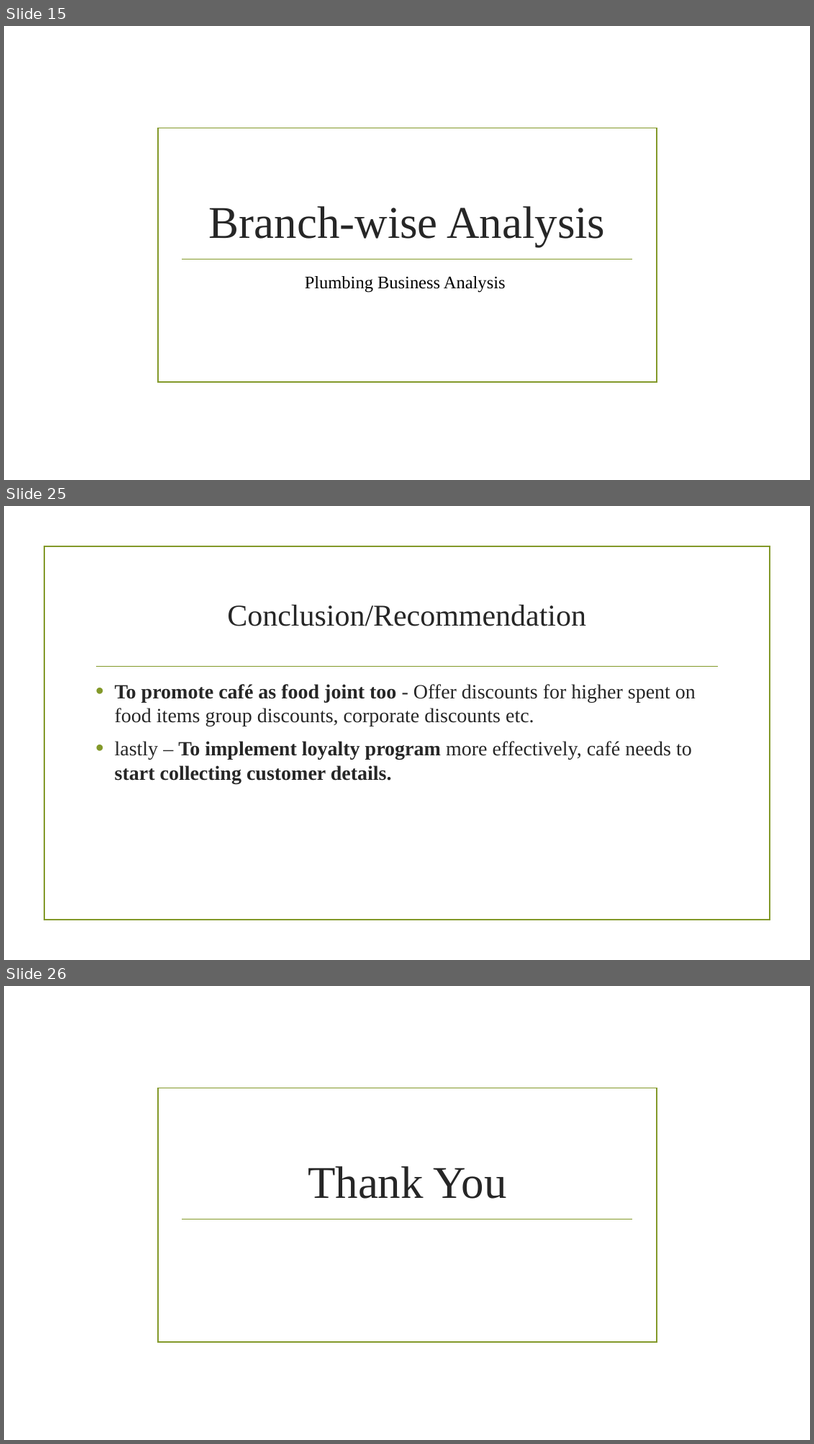
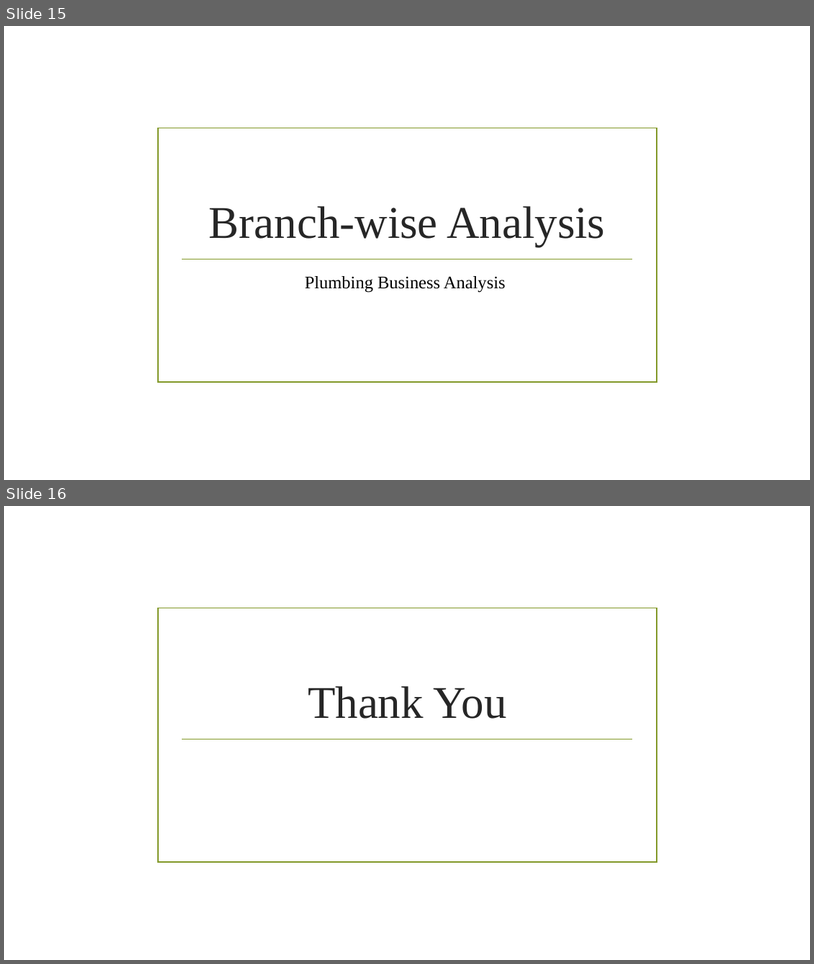
Before and after one commit to bhavsar-dushyant/Target-Marketing-and-Demand-forecasting-Live-data-, a slide deck: Plumbing Business Analysis.pptx. Shown one above the other, each under a label of ours: slides 15, 25 and 26 before the commit, slides 15 and 16 after it; the slides between them are not shown. The pictures are 814x1444 and 814x964 pixels, drawn with LibreOffice and Linux fonts; fonts in the diff are those of the drawing; background and template pictures are left out. Boxes give left, top, right and bottom in pixels: in the first picture for what was removed or moved away, otherwise in the second. Text is boxed around its words. In the diff, an @@ line names an element or a change of style, - is before the commit and + after.

```diff
--- a/Plumbing Business Analysis.pptx
+++ b/Plumbing Business Analysis.pptx
@@ slide 25 removed at <box>4,506,810,960</box>, background picture (left out) @@
@@ rectangle removed at <box>44,546,770,920</box> @@
@@ title removed at <box>227,605,586,626</box> @@
-Conclusion/Recommendation
@@ line removed from (97, 667) to (718, 667) @@
@@ text removed at <box>115,684,696,784</box> @@
-• To promote café as food joint too - Offer discounts for higher spent on food items group discounts, corporate discounts etc.
-• lastly – To implement loyalty program more effectively, café needs to start collecting customer details.
@@ what was slide 26 is now slide 16 @@
```
Also in this commit, not shown: 9 other slides removed.
